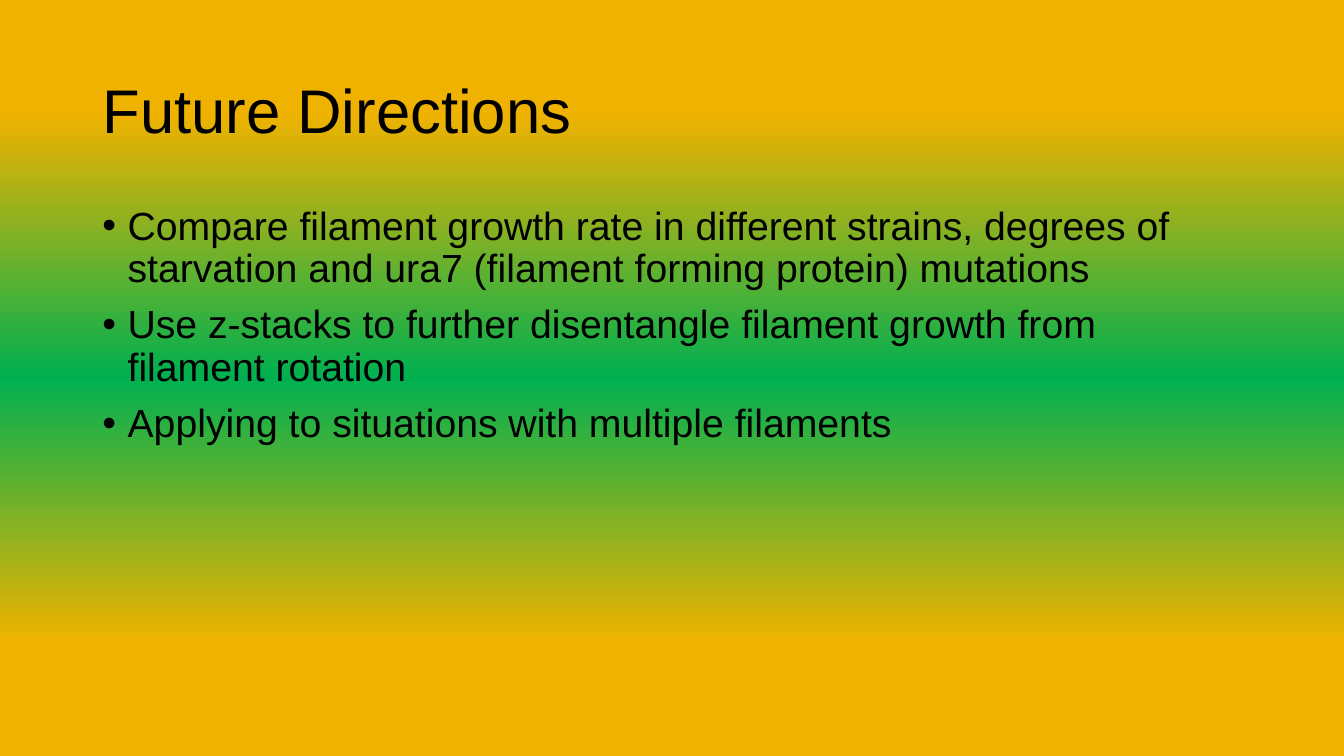
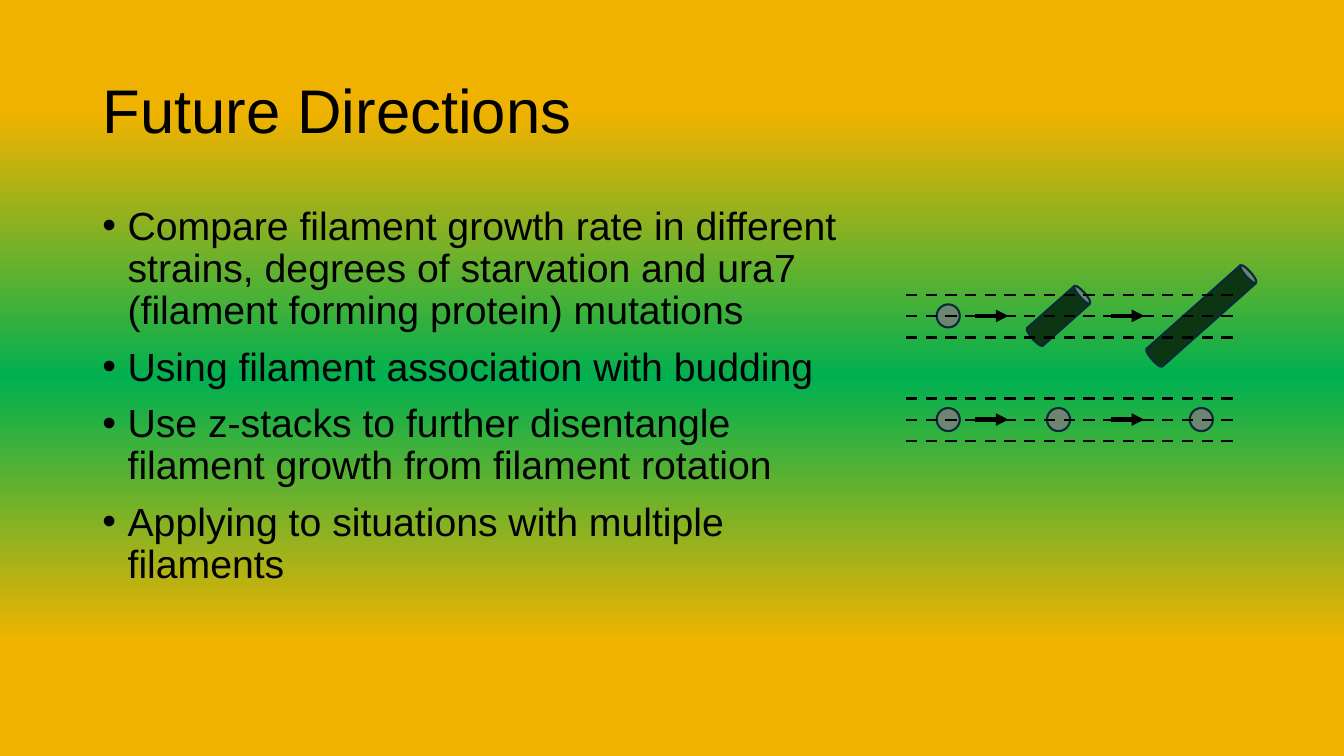
Before and after one commit to briandaniel14/biohack, a slide deck: slide 4 of Presentations/Biohack_Presentation.pptx. Drawn at 1344x756 pixels with LibreOffice and Linux fonts; fonts in the diff are those of the drawing. Boxes give left, top, right and bottom in pixels: in the first picture for what was removed or moved away, otherwise in the second. Text is boxed around its words. In the diff, an @@ line names an element or a change of style, - is before the commit and + after.

```diff
--- a/Presentations/Biohack_Presentation.pptx
+++ b/Presentations/Biohack_Presentation.pptx
@@ text at (128,352,813,389): paragraph added @@
+• Using filament association with budding
@@ group added at (906,263,1258,442): 6 lines, 4 ellipses, 4 arrows, 2 cylinders @@
```
Also in this commit, not shown: 2 other slides changed.
